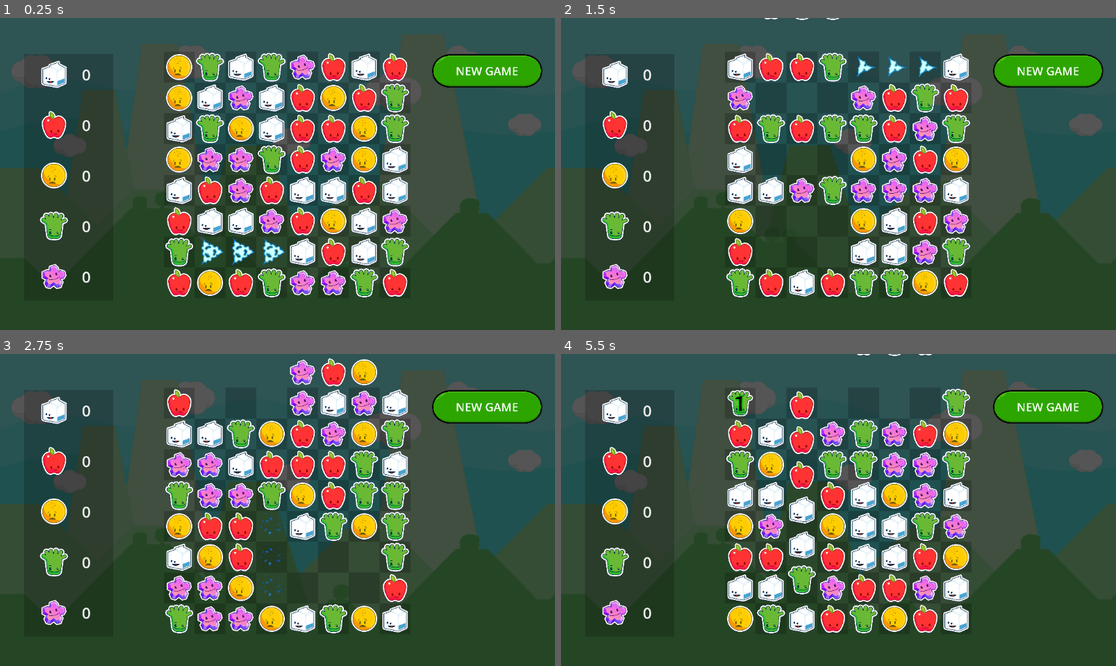
Above: before the commit, frames 1-4 (two rows, left to right).
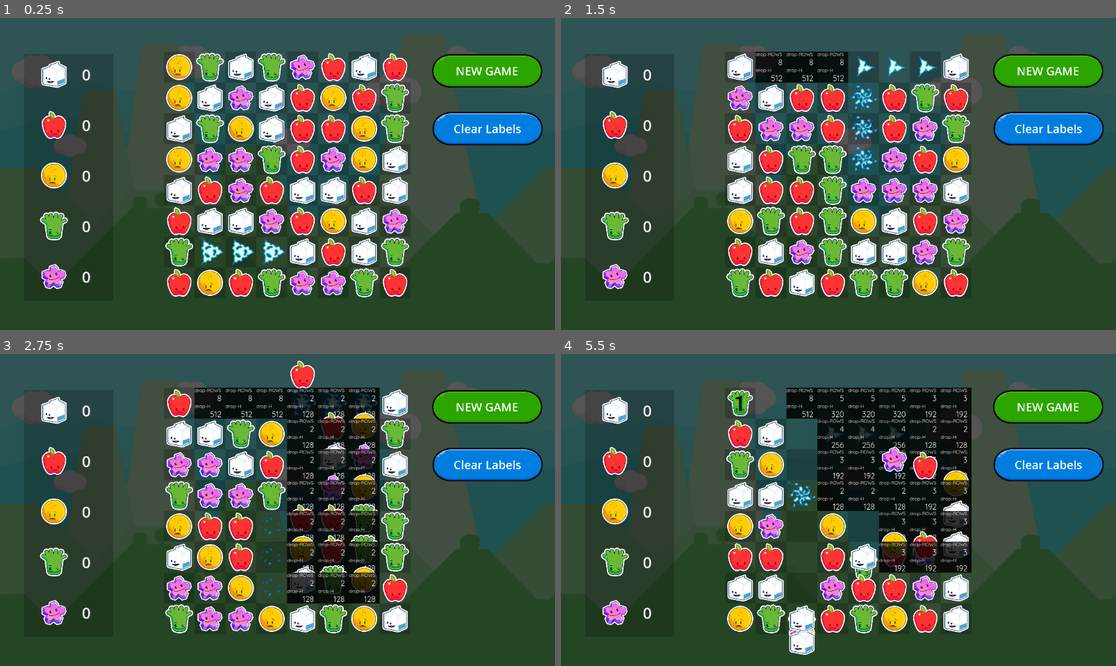
Above: after the commit, the same moments.

Repository: gitbrent/godot-match-3
Game: Godot game, scene res://game.tscn
The game is run twice, just before and just after one commit, with the same random seed, the same clock (stepped at 60 frames per second) and the same inputs.
Inputs (mouse positions are in pixels of both pictures, inside the frame that each line leads up to):
- Up to frame 1 (0.25 s): no input
- Up to frame 2 (1.5 s): click (1049, 127) at 0.5 s, where only the run after the commit has a clickable "Clear Labels"; click "NEW GAME" at 1.25 s
- Up to frame 3 (2.75 s): click "NEW GAME" at 2 s
- Up to frame 4 (5.5 s): click (1049, 463) at 2.75 s, where only the run after the commit has a clickable "Clear Labels"; click "NEW GAME" at 3.5 s; click (1049, 463) at 4.25 s, where only the run after the commit has a clickable "Clear Labels"; drag from (738, 403) to (894, 441) at 5.02 s

The runs differ from the first frame. In frame 1, 2.0% of the frame differs, in the area x 77-98%, y 30-41%; in frame 2, 10%; in frame 3, 16%; in frame 4, 19%, in the area x 40-98%, y 0-97%.

Commit message:
WIP

Diff:
--- /dev/null
+++ b/debug_label_theme.tres
@@ -0,0 +1,7 @@
+[gd_resource type="Theme" load_steps=2 format=3 uid="uid://hahh0mrfx2q1"]
+
+[ext_resource type="FontFile" uid="uid://bylgyjavx5yts" path="res://assets/Quicksand-Regular.ttf" id="1_jo8de"]
+
+[resource]
+default_font = ExtResource("1_jo8de")
+default_font_size = 10
--- a/game.gd
+++ b/game.gd
@@ -17,3 +17,6 @@
 
 func _on_newgame_button_pressed():
 	game_board.new_game()
+
+func _on_btn_clear_debug_labels_pressed():
+	game_board.debug_clear_debug_labels()
--- a/game.tscn
+++ b/game.tscn
@@ -10,6 +10,7 @@
 [ext_resource type="Texture2D" uid="uid://2vrsevjv4w43" path="res://assets/gems/characters_0007.png" id="6_ot4tf"]
 [ext_resource type="AudioStream" uid="uid://ds53xomd2ha1b" path="res://assets/audio/Abstract2.ogg" id="8_7jpwb"]
 [ext_resource type="Texture2D" uid="uid://27rcw10bp2xt" path="res://assets/gui/ButtonText_Large_Green_Round.png" id="10_qtl06"]
+[ext_resource type="Texture2D" uid="uid://chrsqb6yhlqeq" path="res://assets/gui/ButtonText_Large_Blue_Round.png" id="11_aea8x"]
 
 [sub_resource type="StyleBoxFlat" id="StyleBoxFlat_103kv"]
 bg_color = Color(0, 0, 0, 0.666667)
@@ -197,5 +198,26 @@
 horizontal_alignment = 1
 vertical_alignment = 1
 
+[node name="BtnClearDebugLabels" type="TextureButton" parent="."]
+offset_left = 896.0
+offset_top = 194.0
+offset_right = 2055.0
+offset_bottom = 552.0
+scale = Vector2(0.2, 0.2)
+texture_normal = ExtResource("11_aea8x")
+
+[node name="Label" type="Label" parent="BtnClearDebugLabels"]
+layout_mode = 1
+anchors_preset = 15
+anchor_right = 1.0
+anchor_bottom = 1.0
+grow_horizontal = 2
+grow_vertical = 2
+theme_override_font_sizes/font_size = 120
+text = "Clear Labels"
+horizontal_alignment = 1
+vertical_alignment = 1
+
 [connection signal="gem_swapped" from="Board" to="." method="_on_board_gem_swapped"]
 [connection signal="pressed" from="TextureButton" to="." method="_on_newgame_button_pressed"]
+[connection signal="pressed" from="BtnClearDebugLabels" to="." method="_on_btn_clear_debug_labels_pressed"]
--- a/game_board/GameBoard.gd
+++ b/game_board/GameBoard.gd
@@ -312,12 +312,12 @@
 
 	# D:
 	#await get_tree().create_timer(Enums.EXPLODE_DELAY).timeout
-	#check_board_explode_matches()
+	check_board_explode_matches()
 	# TODO: WIP: DEBUG: commented out recursive
 
 func refill_column(column_index: int, highest_exploded_row: int):
 	var column = hbox_container.get_child(column_index)
-	debug_print_column_ascii(column, column_index)
+	#debug_print_column_ascii(column, column_index)
 
 	# Move gems down. Start moving from the first row below the highest exploded row.
 	# This assumes the highest exploded row is the highest index (e.g., row 2 in a 0-indexed array if row 2 was exploded).
@@ -326,6 +326,8 @@
 		var source_gem_cell = column.get_child(i)
 		var rows_to_drop = i - (i - highest_exploded_row - 1)
 		target_gem_cell.replace_gem(source_gem_cell.gem_color, rows_to_drop)
+		print("[COL-",str(column_index),"][target_gem_cell]: gem_color=", Enums.get_color_name_by_value(source_gem_cell.gem_color).substr(0,1), " rows_to_drop=", rows_to_drop)
+		target_gem_cell.debug_show_debug_panel(true)
 
 	# Refill the top rows that have been vacated by shifting down
 	for i in range(highest_exploded_row):
@@ -372,10 +374,16 @@
 
 func new_game():
 	print("Starting new game, resetting board.")
-	# Remove all existing GemCells
+	# A:
 	for vbox in hbox_container.get_children():
-		# Assuming each child of hbox is a VBoxContainer
 		for gem_cell in vbox.get_children():
 			gem_cell.initialize(GEM_COLORS[randi() % GEM_COLORS.size()])
 	# B:
 	check_board_explode_matches()
+
+func debug_clear_debug_labels():
+	for vbox in hbox_container.get_children():
+		for gem_cell in vbox.get_children():
+			gem_cell.debug_show_debug_panel(false)
+			var debug_name = Enums.get_color_name_by_value(gem_cell.gem_color).substr(0,1)
+			print("[", debug_name, "] ", gem_cell.get_child(1).position)
--- a/game_board/GemCell.gd
+++ b/game_board/GemCell.gd
@@ -5,6 +5,7 @@
 @onready var anim_player_fx:AnimationPlayer = $AnimPlayerFx
 @onready var anim_sprite_explode:AnimatedSprite2D = $AnimSpriteExplode
 @onready var debug_label_sel_num:Label = $DebugLabelSelNum
+@onready var debug_ui_panel:Panel = $DebugUIPanel
 # PROPS
 const SPRITE_SCALE:Vector2 = Vector2(0.25, 0.25)
 const DROP_OFFSET:int = 64
@@ -34,8 +35,17 @@
 	play_anim_explode()
 
 func replace_gem(colorIn: Enums.GemColor, rows_to_drop: int = 1):
+	#print("[replace_gem]: colorIn=", colorIn, " rows_to_drop=", rows_to_drop)
+
 	# Calculate the beginning position based on how many rows the gem needs to drop
 	var drop_height = DROP_OFFSET * rows_to_drop
+	# DEBUG!!! vfvvvvvvvv
+	debug_ui_panel.get_child(0).get_child(0).text = "drop-ROWS"
+	debug_ui_panel.get_child(0).get_child(1).text = str(rows_to_drop)
+	debug_ui_panel.get_child(0).get_child(2).text = "drop-H"
+	debug_ui_panel.get_child(0).get_child(3).text = str(round(drop_height))
+	# DEBUG!!! ^^
+
 	var beg_pos = Vector2(sprite.global_position.x, sprite.global_position.y - drop_height)
 	sprite.global_position = beg_pos
 
@@ -48,7 +58,7 @@
 
 func drop_in_gem(drop_height: float):
 	const DROP_TIME = Enums.TWEEN_TIME * 2
-	await get_tree().create_timer(DROP_TIME).timeout
+	#await get_tree().create_timer(DROP_TIME).timeout
 
 	# Tween the "fall" animation from the starting point to the final position
 	var end_pos = Vector2(sprite.global_position.x, sprite.global_position.y + drop_height)
@@ -71,8 +81,8 @@
 		anim_player_fx.stop()
 		sprite.scale = SPRITE_SCALE
 
-# @desc: both AnimPlayer & AnimExplode are 1-sec
 func play_anim_explode():
+	# @desc: both AnimPlayer & AnimExplode are 1-sec
 	# TODO: play sound
 
 	# A: explode effect (scale down to zero)
@@ -96,3 +106,11 @@
 	else:
 		debug_label_sel_num.visible = true
 		debug_label_sel_num.text = str(num)
+
+func debug_show_debug_panel(isShow:bool):
+	debug_ui_panel.visible = isShow
+	if not isShow:
+		debug_ui_panel.get_child(0).get_child(0).text = "."
+		debug_ui_panel.get_child(0).get_child(1).text = "."
+		debug_ui_panel.get_child(0).get_child(2).text = "."
+		debug_ui_panel.get_child(0).get_child(3).text = "."
--- a/game_board/gem_cell.tscn
+++ b/game_board/gem_cell.tscn
@@ -1,13 +1,14 @@
-[gd_scene load_steps=23 format=3 uid="uid://clfnptdc2tu5l"]
+[gd_scene load_steps=24 format=3 uid="uid://clfnptdc2tu5l"]
 
 [ext_resource type="Script" path="res://game_board/GemCell.gd" id="1_rhspx"]
 [ext_resource type="Texture2D" uid="uid://duau66qew6757" path="res://assets/gems/characters_0001.png" id="2_33s7h"]
 [ext_resource type="Script" path="res://game_board/GemControl.gd" id="3_sh1nc"]
 [ext_resource type="Texture2D" uid="uid://dacjcttesccxk" path="res://assets/explode-06.png" id="4_qqixd"]
 [ext_resource type="FontFile" uid="uid://dlhwrp5jwkrll" path="res://assets/Acme-Regular.ttf" id="5_lb5dp"]
+[ext_resource type="Theme" uid="uid://hahh0mrfx2q1" path="res://debug_label_theme.tres" id="6_hn3w3"]
 
 [sub_resource type="StyleBoxFlat" id="StyleBoxFlat_lpbyf"]
-bg_color = Color(0, 0, 0, 0.2)
+bg_color = Color(0, 0, 0, 0.8)
 
 [sub_resource type="Animation" id="Animation_3mn62"]
 resource_name = "explode"
@@ -224,3 +225,47 @@
 text = "-"
 horizontal_alignment = 1
 vertical_alignment = 1
+
+[node name="DebugUIPanel" type="Panel" parent="."]
+visible = false
+layout_mode = 1
+anchors_preset = 15
+anchor_right = 1.0
+anchor_bottom = 1.0
+grow_horizontal = 2
+grow_vertical = 2
+theme_override_styles/panel = SubResource("StyleBoxFlat_lpbyf")
+
+[node name="GridContainer" type="GridContainer" parent="DebugUIPanel"]
+layout_mode = 1
+anchors_preset = 15
+anchor_right = 1.0
+anchor_bottom = 1.0
+grow_horizontal = 2
+grow_vertical = 2
+theme_override_constants/h_separation = 0
+theme_override_constants/v_separation = 0
+
+[node name="Label1" type="Label" parent="DebugUIPanel/GridContainer"]
+layout_mode = 2
+theme = ExtResource("6_hn3w3")
+text = "DROP-ROWS"
+
+[node name="Value1" type="Label" parent="DebugUIPanel/GridContainer"]
+layout_mode = 2
+theme = ExtResource("6_hn3w3")
+theme_override_font_sizes/font_size = 16
+text = "0"
+horizontal_alignment = 2
+
+[node name="Label2" type="Label" parent="DebugUIPanel/GridContainer"]
+layout_mode = 2
+theme = ExtResource("6_hn3w3")
+text = "DROP-H"
+
+[node name="Value2" type="Label" parent="DebugUIPanel/GridContainer"]
+layout_mode = 2
+theme = ExtResource("6_hn3w3")
+theme_override_font_sizes/font_size = 16
+text = "321"
+horizontal_alignment = 2
Binary file added: assets/Quicksand-Regular.ttf
Not shown, added: assets/Quicksand-Regular.ttf.import
Binary file added: assets/gui/ButtonText_Large_Blue_Round.png
Not shown, added: assets/gui/ButtonText_Large_Blue_Round.png.import
Not shown: 1 places in game.tscn that only renumber resources
